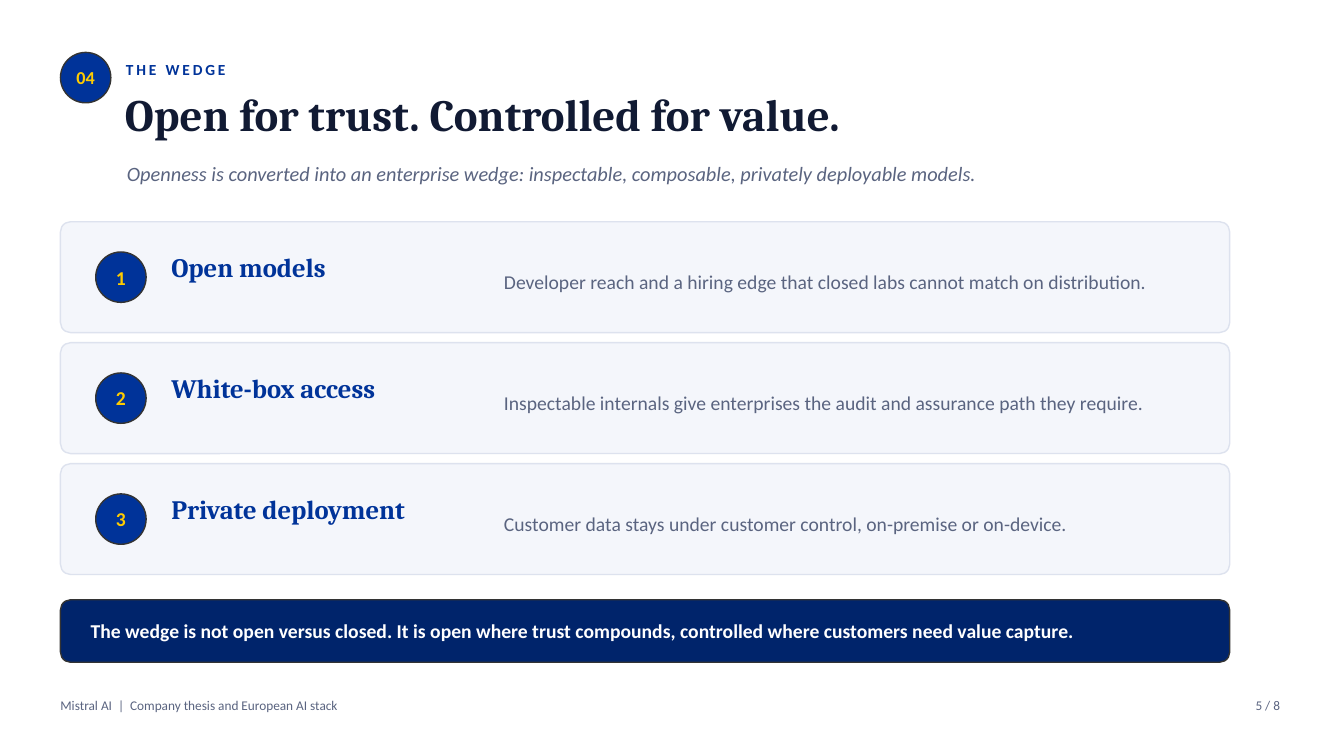
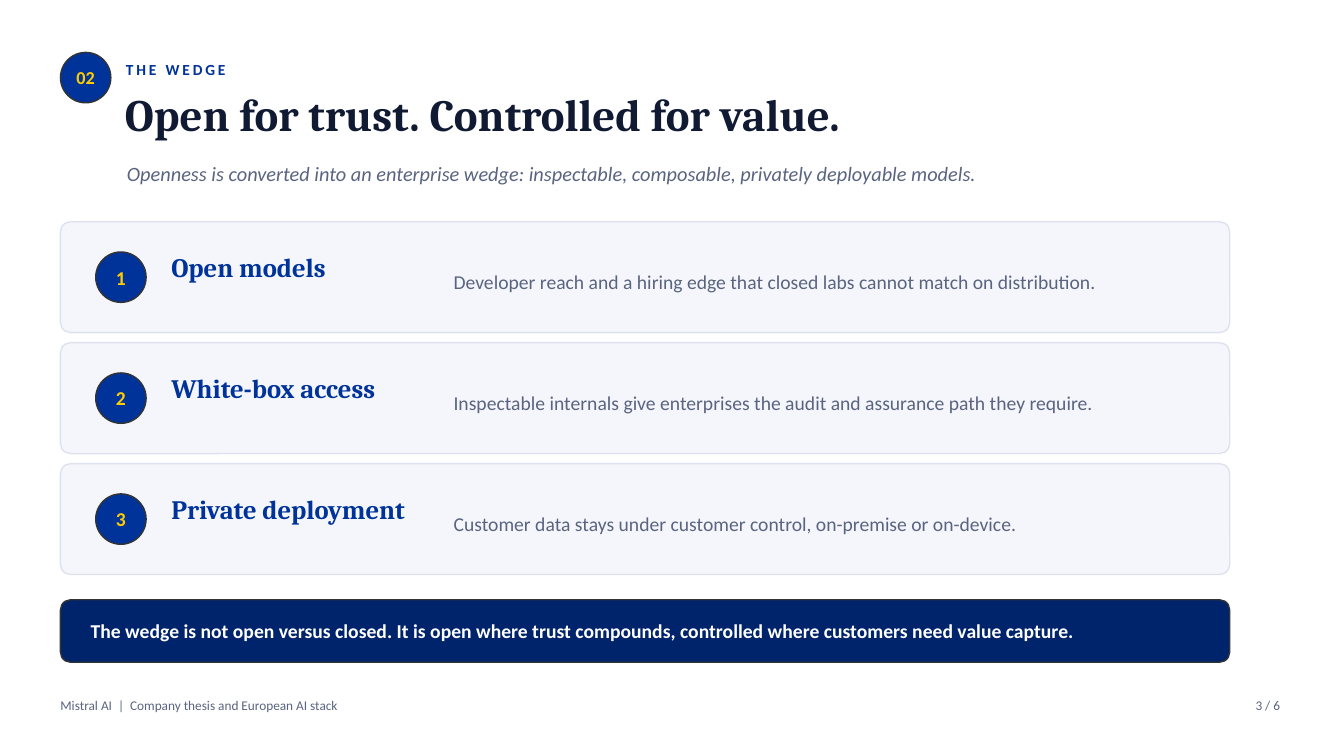
Before and after one commit to beastofbayarea/mistral-studio-marketing, a slide deck: slide 3 of eu-policy-company-thesis.pptx (slide 5 before the commit). Drawn at 1344x756 pixels with LibreOffice and Linux fonts; fonts in the diff are those of the drawing. Boxes give left, top, right and bottom in pixels: in the first picture for what was removed or moved away, otherwise in the second. Text is boxed around its words. In the diff, an @@ line names an element or a change of style, - is before the commit and + after.

```diff
--- a/eu-policy-company-thesis.pptx
+++ b/eu-policy-company-thesis.pptx
@@ text at (x1=76, y1=72, x2=94, y2=84): text changed @@
-04
+02
@@ text "Developer reach and a hiring ..." moved from (x1=504, y1=275, x2=1145, y2=293) to (x1=454, y1=275, x2=1095, y2=293) @@
@@ text "Inspectable internals give enterprises the ..." moved from (x1=504, y1=396, x2=1143, y2=414) to (x1=454, y1=396, x2=1093, y2=414) @@
@@ text "Customer data stays under customer ..." moved from (x1=504, y1=517, x2=1066, y2=534) to (x1=454, y1=517, x2=1016, y2=534) @@
@@ text at (x1=1256, y1=701, x2=1280, y2=710): text changed @@
-5 / 8
+3 / 6
```
Also in this commit, not shown: 5 other slides changed, 2 slides removed, 15 other files.
